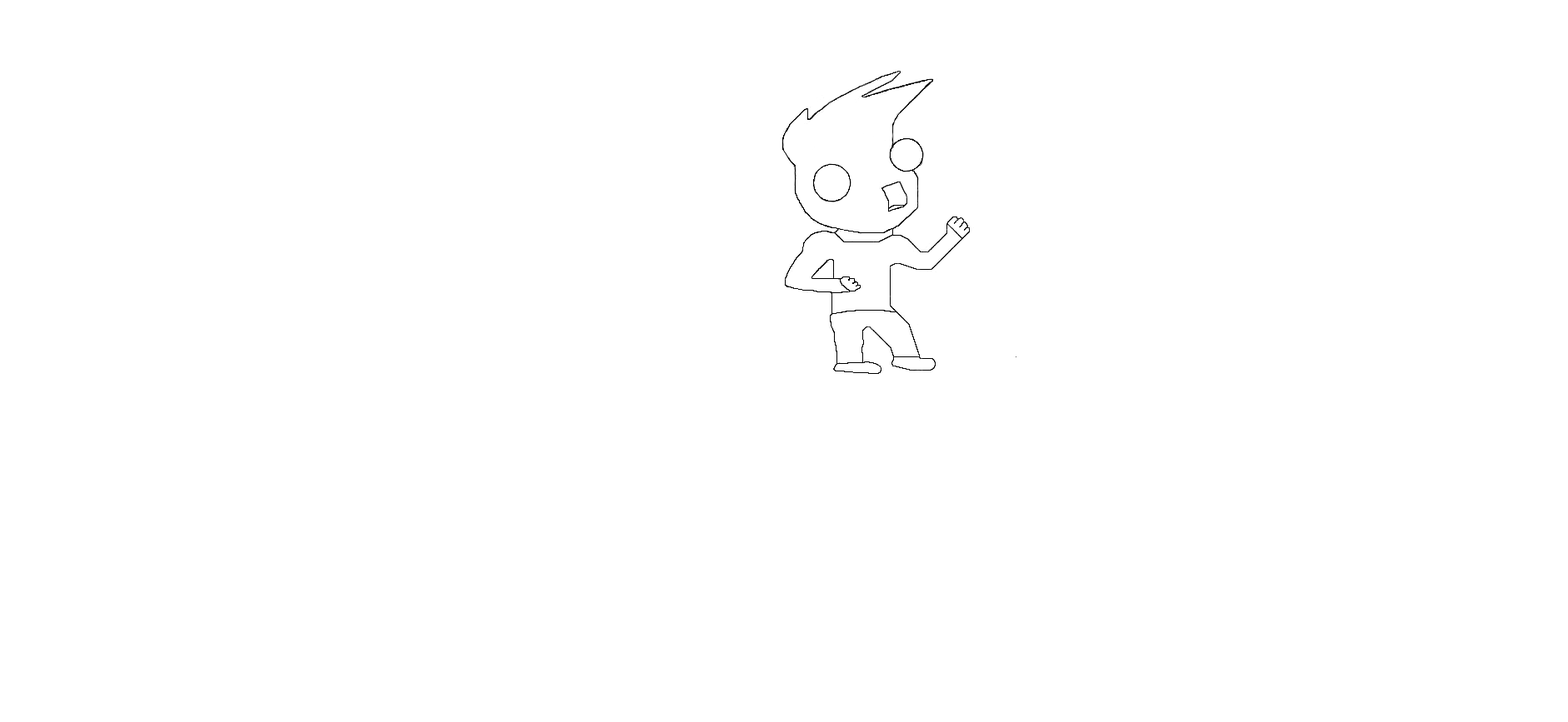
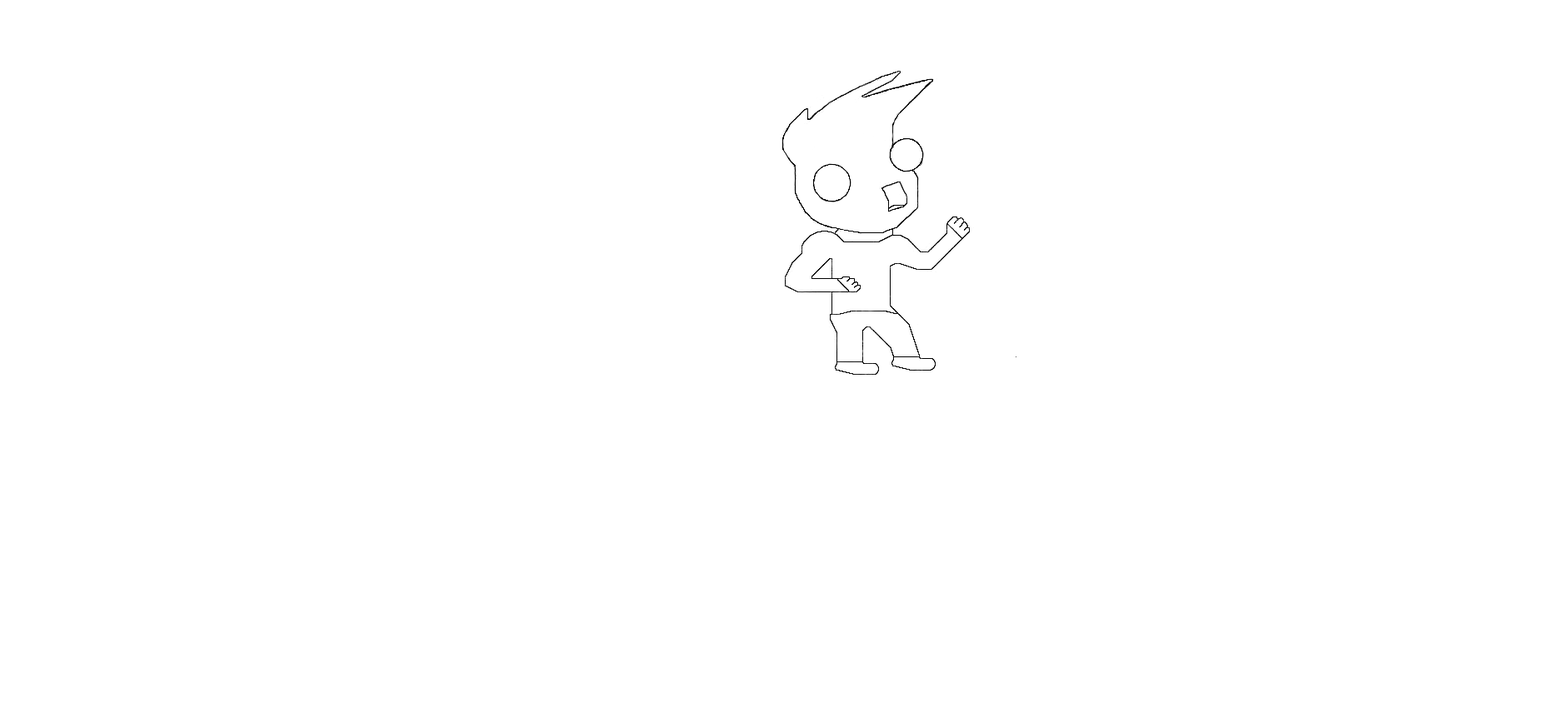
Layer changes from the first w=1568, h=722 image to the second:
added layer "Ebene 1" above "Ellipse 3" over [784, 229, 909, 376]
painted on "Ellipse 3" over [787, 224, 899, 355]
painted on "Ebene 0" over [895, 225, 899, 229]
